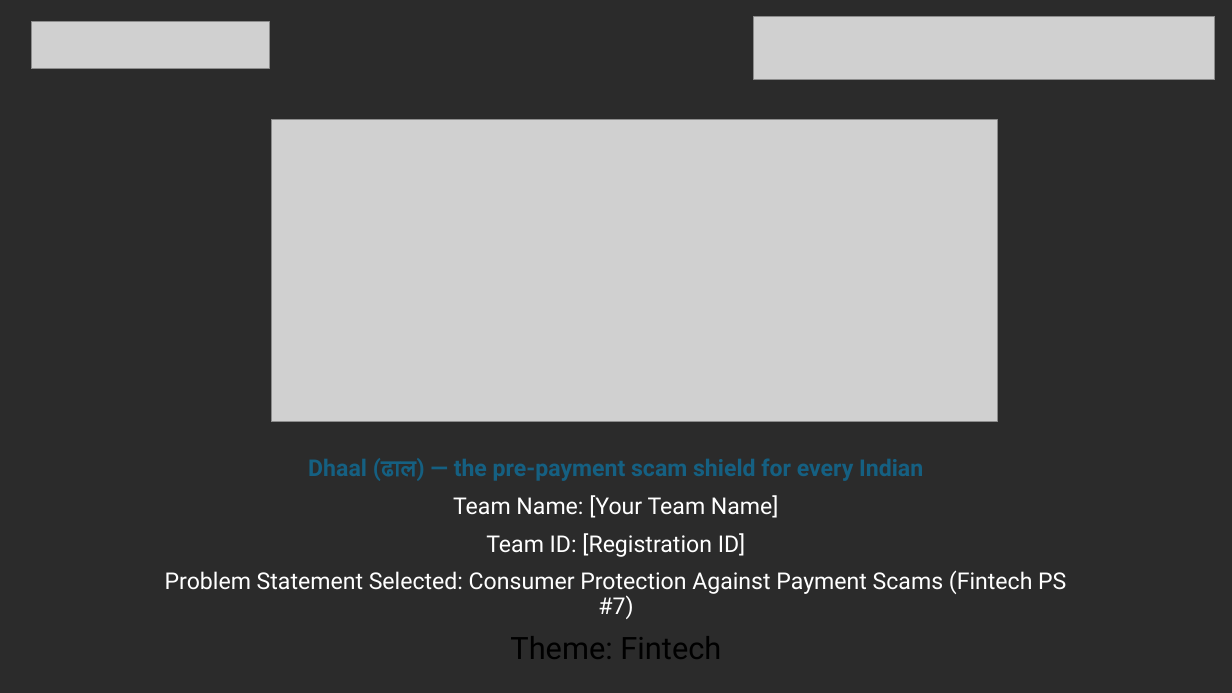
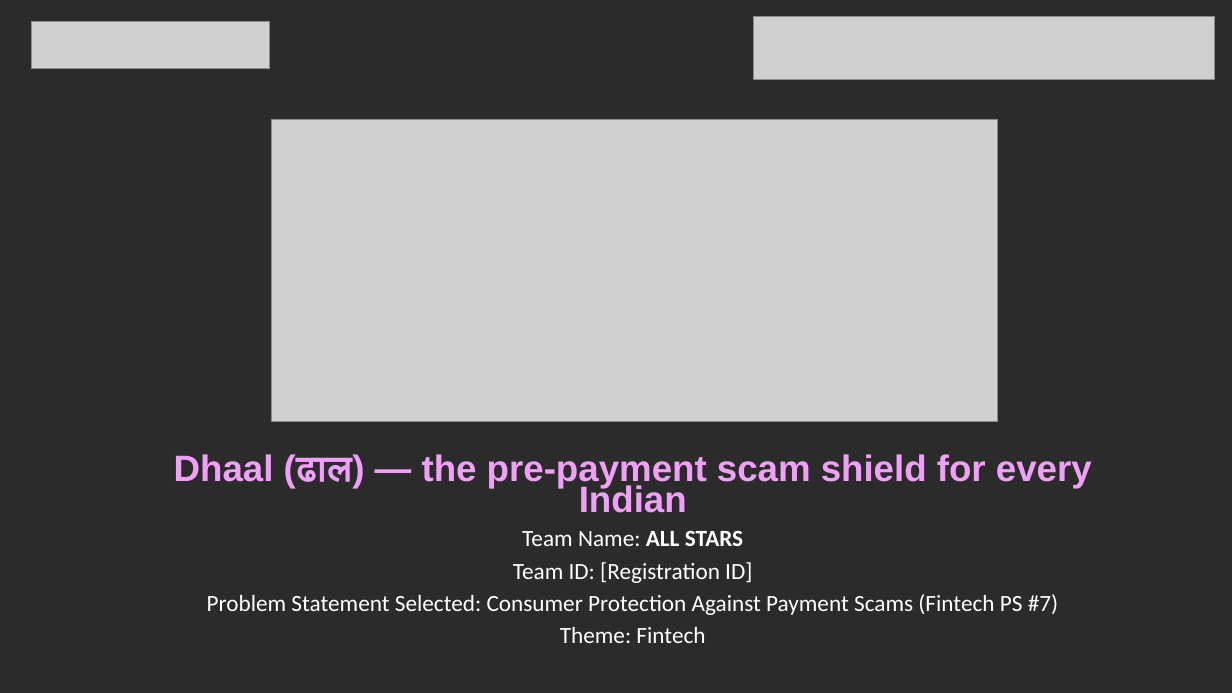
Before and after one commit to SaudSatopay/Dhaal, a slide deck: slide 1 of pitch/Dhaal-HackX-submission.pptx. Drawn at 1232x693 pixels with LibreOffice and Linux fonts; fonts in the diff are those of the drawing; grey boxes stand for pictures; background and template pictures are left out; a plain dark background stands for a picture behind light text. Boxes give left, top, right and bottom in pixels: in the first picture for what was removed or moved away, otherwise in the second. Text is boxed around its words. In the diff, an @@ line names an element or a change of style, - is before the commit and + after.

```diff
--- a/pitch/Dhaal-HackX-submission.pptx
+++ b/pitch/Dhaal-HackX-submission.pptx
@@ subtitle at (174,454,1092,643): size 18 to 28.6 pt, font Roboto to Arial, text colour #156082 to #F29FF9 in "Dhaal (ढाल) — the pre-payment scam shield ..."; size 18 to 18.2 pt in "Team ID: [Registration ID]", "Problem Statement Selected: Consumer Protection Against Paym ..."; font Roboto to Calibri in "Team ID: [Registration ID]", "Problem Statement Selected: Consumer Protection Against Paym ...", "Theme: Fintech"; size 24 to 18.2 pt, text colour #000000 to #FFFFFF in "Theme: Fintech"; line spacing 0.9 to 0.7 @@
@@ subtitle at (522,530,743,546): text changed; size 18 to 18.2 pt; font Roboto to Calibri @@
-Team Name: [Your Team Name]
+Team Name: ALL STARS
```
Also in this commit, not shown: 7 other slides changed, 1 other file.
